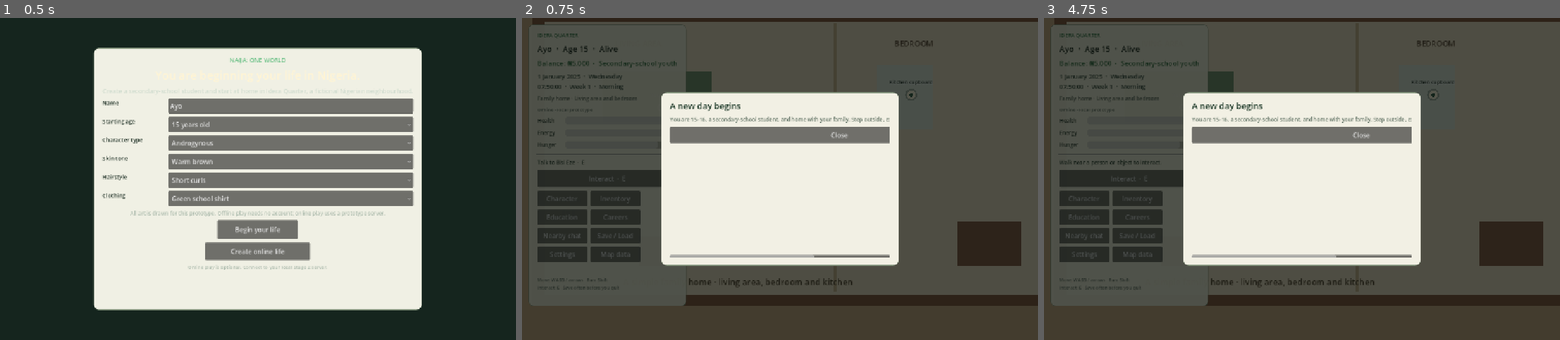
Above: before the commit, frames 1-3 (left to right).
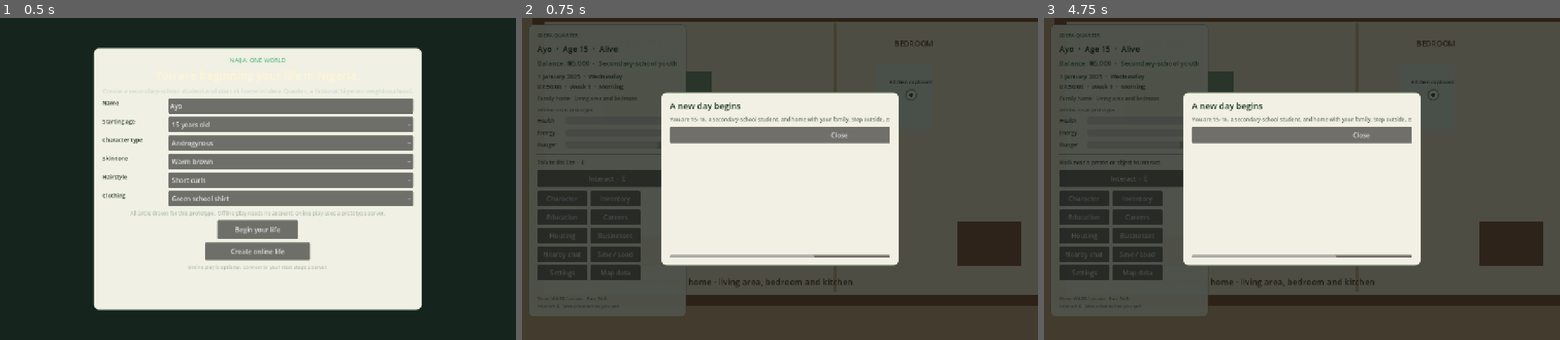
Above: after the commit, the same moments.

Repository: Nior122/Naija
Game: Godot game, scene res://scenes/main.tscn
Two runs of this game, one before a commit and one after it. Both use one fixed random seed, a clock stepped at 60 frames per second and the inputs below.
Inputs (mouse positions are in pixels of both pictures, inside the frame that each line leads up to):
- Up to frame 1 (0.5 s): no input
- Up to frame 2 (0.75 s): click "Begin your life" at 0.5 s
- Up to frame 3 (4.75 s): click (1085, 236) at 1.25 s, where only the run after the commit has a clickable "Housing"; click (1136, 236) at 2 s, where only the run after the commit has a clickable "Businesses"; click "Interact · E" at 2.75 s; click "Character" at 3.5 s; click "Inventory" at 4.25 s

Frame 1 is identical in both runs. In frame 2, 1.8% of the frame differs, in the area x 1-32%, y 66-93%; in frame 3, 1.8%.

Commit message:
Stage 41: wire housing and business screens into the game
Adds Housing and Businesses menu entries, online profile storage from the
character snapshot, request routing for property.* and business.* replies,
command.duplicate handling, connection-lost and timeout notices.

Adds client-housing-business-stage41.test.mjs: 28 static contract checks
that compare the GDScript tables and call sites with the server's action,
role, payload, and changing-action lists.

Co-authored-by: arena-agent <297053741+arena-agent@users.noreply.github.com>

Diff:
--- a/game/scripts/prototype_game.gd
+++ b/game/scripts/prototype_game.gd
@@ -27,6 +27,11 @@
 var multiplayer_client: Node
 var _online_mode: bool = false
 var _online_career_profile: Dictionary = {}
+# Stage 41: the character's own property, rental and business records, from session.ready and
+# character.snapshot.
+var _online_property_profiles: Array = []
+var _online_rental_agreements: Array = []
+var _online_business_profiles: Array = []
 var _online_input_accumulator: float = 0.0
 var _remote_players: Dictionary = {}
 var _time_accumulator: float = 0.0
@@ -71,6 +76,8 @@
 	ui.load_requested.connect(_continue_game)
 	ui.education_action_requested.connect(_on_education_action_requested)
 	ui.career_action_requested.connect(_on_career_action_requested)
+	ui.housing_action_requested.connect(_on_housing_action_requested)
+	ui.business_action_requested.connect(_on_business_action_requested)
 	ui.answer_requested.connect(_on_quiz_answer)
 	ui.purchase_requested.connect(_purchase_item)
 	ui.consume_requested.connect(_consume_item)
@@ -237,6 +244,7 @@
 	character.load_dictionary(character_data, clock.calendar_date())
 	var career_data: Variant = character_data.get("career_profile", {})
 	_online_career_profile = career_data.duplicate(true) if career_data is Dictionary else {}
+	_store_online_profiles(character_data)
 	playing = true
 	_time_accumulator = 0.0
 	_online_input_accumulator = 0.0
@@ -266,6 +274,7 @@
 					_online_career_profile = career_data.duplicate(true)
 					ui.update_career_profile(_online_career_profile)
 				_apply_online_character_snapshot(character_data)
+				_store_online_profiles(character_data)
 				if clock != null:
 					ui.update_career_world_context(character, clock)
 		"world.snapshot":
@@ -334,7 +343,12 @@
 					"There is no class or registered exam session available at this time. Check your timetable."
 				)
 			)
+		"property.result", "property.error":
+			ui.show_housing_response(message)
+		"business.result", "business.error":
+			ui.show_business_response(message)
 		"command.duplicate":
+			ui.show_command_duplicate(str(message.get("requestId", "")))
 			ui.notify("That action was already processed by the server.")
 
 
@@ -342,6 +356,11 @@
 	ui.set_online_status(status.capitalize())
 	if playing and status == "reconnecting":
 		ui.notify("Connection lost. Reconnecting to the shared world…")
+	if playing and (status == "reconnecting" or status == "offline"):
+		ui.show_connection_lost(
+			"Connection lost. A change that was waiting may or may not have been saved. "
+			+ "Retry sends the same request ID, which the server applies at most once."
+		)
 
 
 func _on_online_error(code: String, description: String) -> void:
@@ -1064,6 +1083,63 @@
 		)
 
 
+## Stage 41: keeps the property, rental and business records that the screens show. The server's
+## records are the source; an open panel is refreshed from them.
+func _store_online_profiles(character_data: Dictionary) -> void:
+	var properties: Variant = character_data.get("property_profiles", null)
+	var rentals: Variant = character_data.get("rental_agreements", null)
+	var businesses: Variant = character_data.get("business_profiles", null)
+	if properties is Array:
+		_online_property_profiles = properties.duplicate(true)
+	if rentals is Array:
+		_online_rental_agreements = rentals.duplicate(true)
+	if businesses is Array:
+		_online_business_profiles = businesses.duplicate(true)
+	if character != null:
+		ui.update_housing_profiles(_online_property_profiles, _online_rental_agreements, character.money)
+		ui.update_business_profiles(_online_business_profiles, character.money)
+
+
+func _on_housing_action_requested(action: String, payload: Dictionary, request_id: String) -> void:
+	_send_domain_action("property.action", action, payload, request_id)
+
+
+func _on_business_action_requested(action: String, payload: Dictionary, request_id: String) -> void:
+	_send_domain_action("business.action", action, payload, request_id)
+
+
+## Sends a housing or business request on the existing authenticated socket (Stage 41). A read has
+## no request ID and does not block the game. A change that gets no answer in time is marked
+## unconfirmed, and a retry reuses its ID.
+func _send_domain_action(
+	message_type: String, action: String, payload: Dictionary, request_id: String
+) -> void:
+	var failure := ""
+	if not _online_mode:
+		failure = "The shared world is not connected. Nothing was changed."
+	elif not multiplayer_client.send_command(
+		message_type, {"action": action, "payload": payload.duplicate(true)}, request_id
+	):
+		failure = (
+			"The request could not reach the shared server. Nothing was changed. "
+			+ "Reconnect and try again."
+		)
+	if not failure.is_empty():
+		if request_id.is_empty():
+			ui.notify(failure)
+		else:
+			ui.show_send_failure(request_id, failure)
+		return
+	if not request_id.is_empty():
+		get_tree().create_timer(ServerRequestTracker.REQUEST_TIMEOUT_SECONDS).timeout.connect(
+			_on_request_timeout.bind(request_id)
+		)
+
+
+func _on_request_timeout(request_id: String) -> void:
+	ui.request_timed_out(request_id)
+
+
 func _can_enter_education_location(destination: String) -> bool:
 	if _online_mode:
 		return true
@@ -1151,6 +1227,12 @@
 			ui.show_education(character, clock, character.current_location, _online_mode)
 		"careers":
 			ui.show_careers(character, _online_career_profile, _online_mode, clock)
+		"housing":
+			ui.show_housing(
+				character, _online_mode, _online_property_profiles, _online_rental_agreements
+			)
+		"businesses":
+			ui.show_businesses(character, _online_mode, _online_business_profiles)
 		"chat":
 			if _online_mode:
 				ui.show_chat()
--- a/game/scripts/ui/prototype_ui.gd
+++ b/game/scripts/ui/prototype_ui.gd
@@ -15,12 +15,20 @@
 signal attend_requested
 signal education_action_requested(action: String, payload: Dictionary)
 signal career_action_requested(action: String, payload: Dictionary)
+signal housing_action_requested(action: String, payload: Dictionary, request_id: String)
+signal business_action_requested(action: String, payload: Dictionary, request_id: String)
 signal modal_changed(is_open: bool)
 
 const SCHOOL_SERVICE = preload("res://scripts/domain/school_service.gd")
 const EducationServiceScript = preload("res://scripts/domain/education_service.gd")
 const LifeSimulationServiceScript = preload("res://scripts/domain/life_simulation_service.gd")
 const CareerPanelScript = preload("res://scripts/ui/career_panel.gd")
+const HousingPanelScript = preload("res://scripts/ui/housing_panel.gd")
+const BusinessPanelScript = preload("res://scripts/ui/business_panel.gd")
+const TIMEOUT_NOTICE := "No answer came from the server in time. Its records show the current " \
+	+ "state. Retry sends the same request ID, which the server applies at most once."
+const DUPLICATE_NOTICE := "The server had already processed this request. " \
+	+ "The records shown are its current state."
 const SKIN_TONES: Array[Dictionary] = [
 	{"label": "Warm brown", "hex": "#9b654d"},
 	{"label": "Deep brown", "hex": "#70452f"},
@@ -51,6 +59,11 @@
 var _quiz_id: String = ""
 var _quiz_mode: String = "school"
 var _career_panel: CareerPanel
+var _housing_panel: HousingPanel
+var _business_panel: BusinessPanel
+# The trackers belong to the UI layer, so a request keeps its state when a modal closes (Stage 41).
+var _housing_tracker := ServerRequestTracker.new()
+var _business_tracker := ServerRequestTracker.new()
 
 
 func _ready() -> void:
@@ -178,6 +191,8 @@
 	_add_menu_button(menu_grid, "Inventory", "inventory")
 	_add_menu_button(menu_grid, "Education", "school")
 	_add_menu_button(menu_grid, "Careers", "careers")
+	_add_menu_button(menu_grid, "Housing", "housing")
+	_add_menu_button(menu_grid, "Businesses", "businesses")
 	_add_menu_button(menu_grid, "Nearby chat", "chat")
 	_add_menu_button(menu_grid, "Save / Load", "save")
 	_add_menu_button(menu_grid, "Settings", "settings")
@@ -530,6 +545,129 @@
 	career_action_requested.emit(action, payload.duplicate(true))
 
 
+## Housing (Stage 41). The panel renders the server's state; the trackers record each request.
+func show_housing(
+	character: CharacterState, is_online: bool, profiles: Array, rentals: Array
+) -> void:
+	var card := _open_modal(
+		"Housing",
+		"Market, purchases, rent and agreements, through the shared property service"
+	)
+	_housing_panel = HousingPanelScript.new()
+	_housing_panel.size_flags_horizontal = Control.SIZE_EXPAND_FILL
+	_housing_panel.bind_tracker(_housing_tracker)
+	_housing_panel.housing_action_requested.connect(_on_housing_action_requested)
+	card.add_child(_housing_panel)
+	_housing_panel.configure(character.character_id, character.money, is_online)
+	_housing_panel.show_profiles(profiles, rentals, character.money)
+	_add_modal_close(card)
+
+
+func update_housing_profiles(profiles: Array, rentals: Array, money: int) -> void:
+	if is_instance_valid(_housing_panel):
+		_housing_panel.show_profiles(profiles, rentals, money)
+
+
+func show_housing_response(message: Dictionary) -> void:
+	var answered := _housing_tracker.apply_reply(message)
+	if is_instance_valid(_housing_panel):
+		_housing_panel.apply_server_response(message, answered)
+	elif answered:
+		notify(str(message.get("message", "Housing request answered.")))
+
+
+## Businesses (Stage 41). The panel renders the server's state; the trackers record each request.
+func show_businesses(character: CharacterState, is_online: bool, profiles: Array) -> void:
+	var card := _open_modal(
+		"Businesses",
+		"Balances, products, staff and purchases, through the shared business service"
+	)
+	_business_panel = BusinessPanelScript.new()
+	_business_panel.size_flags_horizontal = Control.SIZE_EXPAND_FILL
+	_business_panel.bind_tracker(_business_tracker)
+	_business_panel.business_action_requested.connect(_on_business_action_requested)
+	card.add_child(_business_panel)
+	var rules: Variant = PropertyBusinessContract.business_catalog().get("rules", {})
+	_business_panel.configure(
+		character.character_id, character.money, rules if rules is Dictionary else {}, is_online
+	)
+	_business_panel.show_profiles(profiles, character.money)
+	_add_modal_close(card)
+
+
+func update_business_profiles(profiles: Array, money: int) -> void:
+	if is_instance_valid(_business_panel):
+		_business_panel.show_profiles(profiles, money)
+
+
+func show_business_response(message: Dictionary) -> void:
+	var answered := _business_tracker.apply_reply(message)
+	if is_instance_valid(_business_panel):
+		_business_panel.apply_server_response(message, answered)
+	elif answered:
+		notify(str(message.get("message", "Business request answered.")))
+
+
+## The server replied command.duplicate. Each tracker releases only the request that has that ID.
+func show_command_duplicate(request_id: String) -> void:
+	var housing_answered := _housing_tracker.apply_duplicate(request_id)
+	var business_answered := _business_tracker.apply_duplicate(request_id)
+	if housing_answered:
+		_tell_housing(DUPLICATE_NOTICE)
+	if business_answered:
+		_tell_business(DUPLICATE_NOTICE)
+
+
+## The socket reconnects or goes offline. A waiting change may or may not have been saved, so it is
+## marked unconfirmed.
+func show_connection_lost(message: String) -> void:
+	var housing_waiting := _housing_tracker.is_waiting()
+	var business_waiting := _business_tracker.is_waiting()
+	_housing_tracker.apply_transport_loss()
+	_business_tracker.apply_transport_loss()
+	if housing_waiting:
+		_tell_housing(message)
+	if business_waiting:
+		_tell_business(message)
+
+
+func request_timed_out(request_id: String) -> void:
+	if _housing_tracker.apply_timeout(request_id):
+		_tell_housing(TIMEOUT_NOTICE)
+	if _business_tracker.apply_timeout(request_id):
+		_tell_business(TIMEOUT_NOTICE)
+
+
+## The request never reached the socket, so the server did not receive it and nothing changed.
+func show_send_failure(request_id: String, message: String) -> void:
+	if _housing_tracker.apply_send_failure(request_id):
+		_tell_housing(message)
+	if _business_tracker.apply_send_failure(request_id):
+		_tell_business(message)
+
+
+func _tell_housing(message: String) -> void:
+	if is_instance_valid(_housing_panel):
+		_housing_panel.show_notice_text(message)
+	else:
+		notify(message)
+
+
+func _tell_business(message: String) -> void:
+	if is_instance_valid(_business_panel):
+		_business_panel.show_notice_text(message)
+	else:
+		notify(message)
+
+
+func _on_housing_action_requested(action: String, payload: Dictionary, request_id: String) -> void:
+	housing_action_requested.emit(action, payload.duplicate(true), request_id)
+
+
+func _on_business_action_requested(action: String, payload: Dictionary, request_id: String) -> void:
+	business_action_requested.emit(action, payload.duplicate(true), request_id)
+
+
 func show_education(
 	character: CharacterState, clock: WorldClock, current_location: String, is_online: bool = false
 ) -> void:
@@ -1360,6 +1498,8 @@
 func _close_modal() -> void:
 	if not _modal_open:
 		_career_panel = null
+		_housing_panel = null
+		_business_panel = null
 		return
 	if is_instance_valid(_modal_layer):
 		_modal_layer.queue_free()
@@ -1367,6 +1507,8 @@
 	_modal_open = false
 	_showing_chat = false
 	_career_panel = null
+	_housing_panel = null
+	_business_panel = null
 	modal_changed.emit(false)
 
 
@@ -1381,6 +1523,8 @@
 	_showing_chat = false
 	_quiz_id = ""
 	_career_panel = null
+	_housing_panel = null
+	_business_panel = null
 
 
 func _add_label(parent: Node, text_value: String, size: int, color: Color, alignment: int) -> Label:
Not shown, added: services/world-api/test/client-housing-business-stage41.test.mjs
